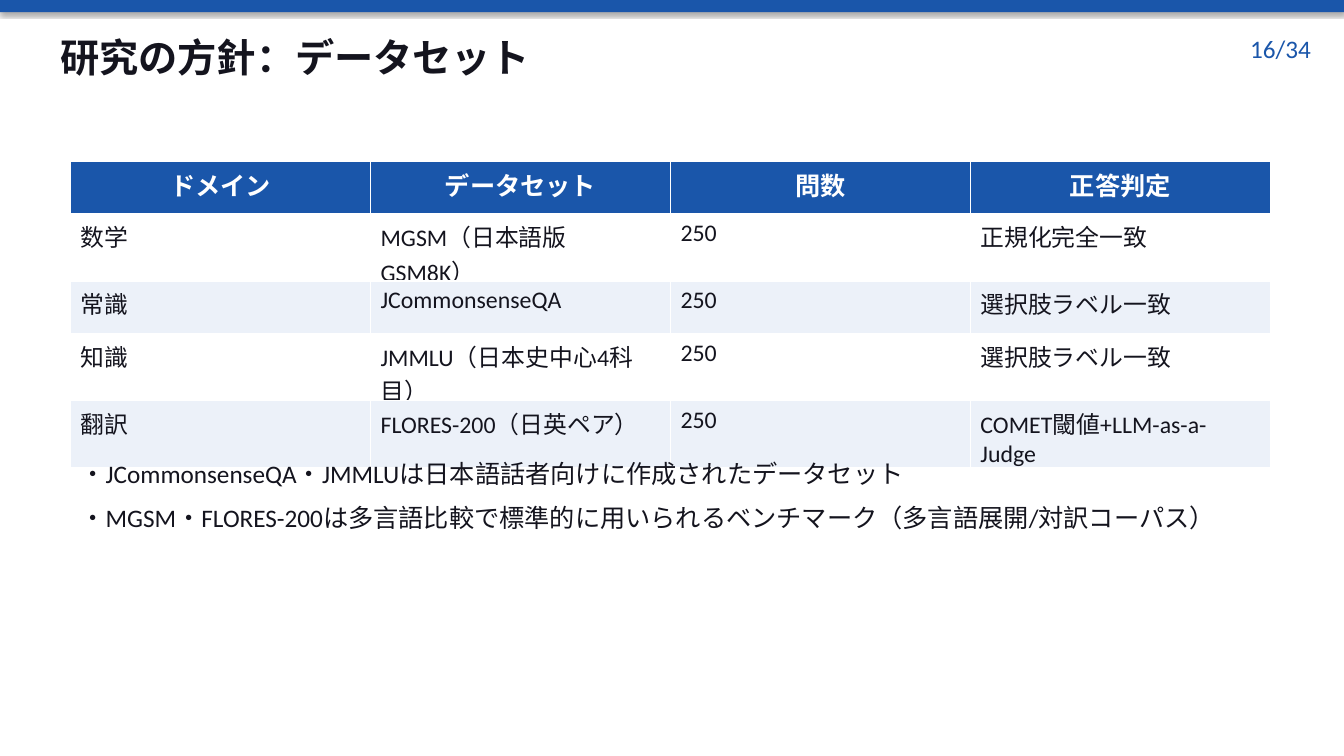
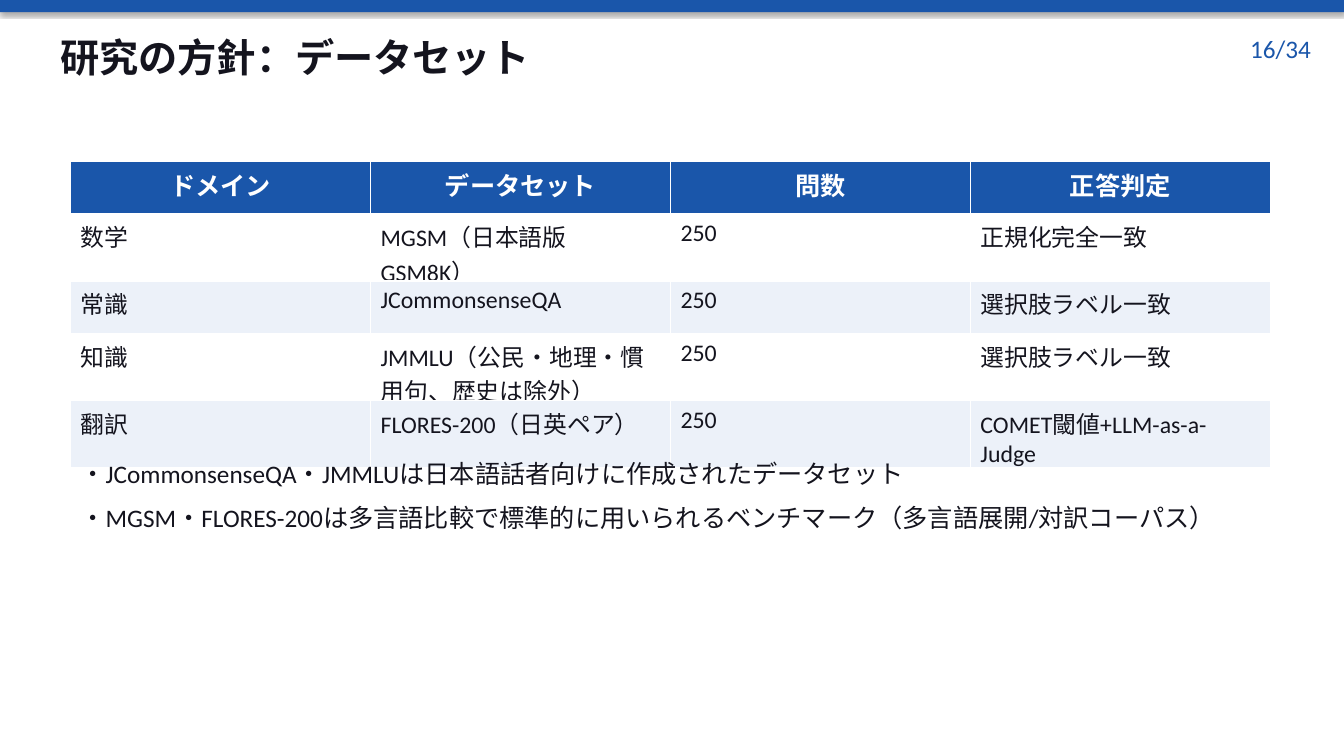
Before and after one commit to issa311sas-hub/test, a slide deck: slide 16 of research/presentations/abstract-full-explainer-slides.pptx. Drawn at 1344x756 pixels with LibreOffice and Linux fonts; fonts in the diff are those of the drawing. Boxes give left, top, right and bottom in pixels: in the first picture for what was removed or moved away, otherwise in the second. Text is boxed around its words. In the diff, an @@ line names an element or a change of style, - is before the commit and + after.

```diff
--- a/research/presentations/abstract-full-explainer-slides.pptx
+++ b/research/presentations/abstract-full-explainer-slides.pptx
@@ table at (71,161,1272,470) @@
-row 4, column 2: JMMLU（日本史中心4科目）
+row 4, column 2: JMMLU（公民・地理・慣用句、歴史は除外）
```
Also in this commit, not shown: 4 other files.
